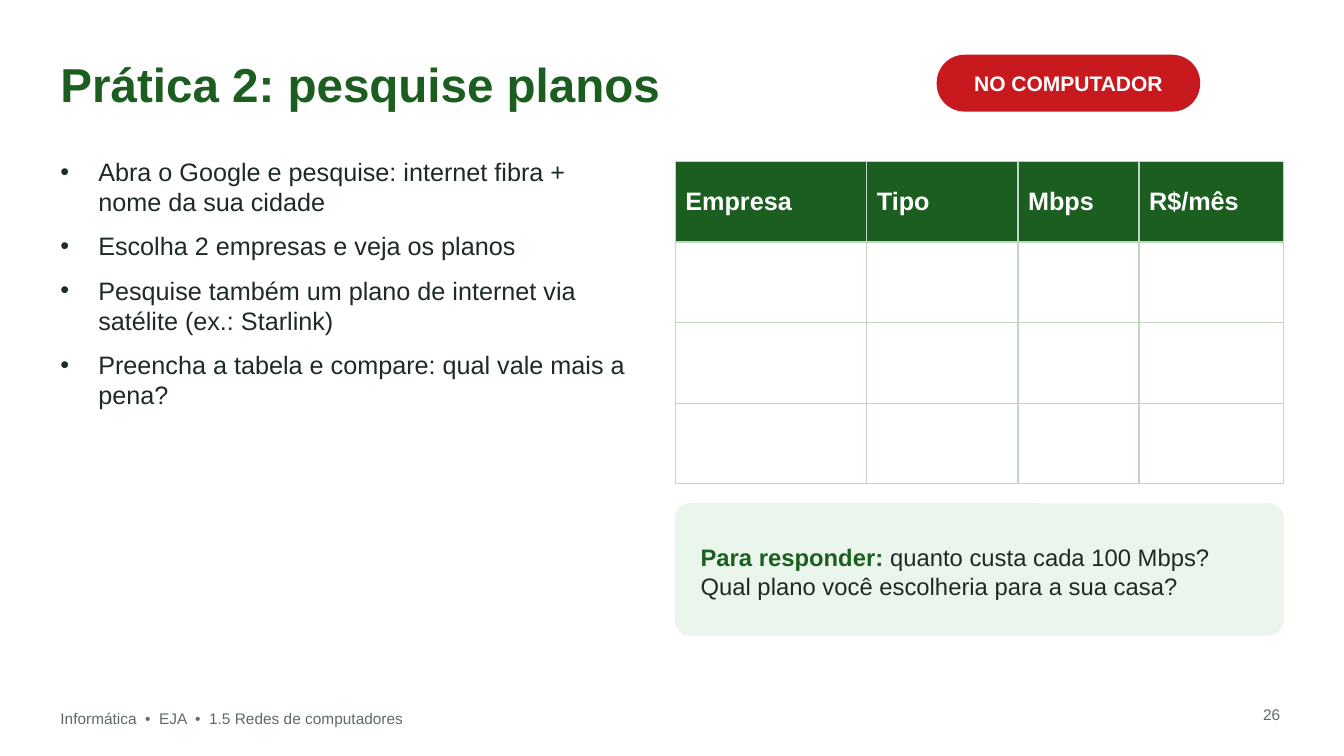
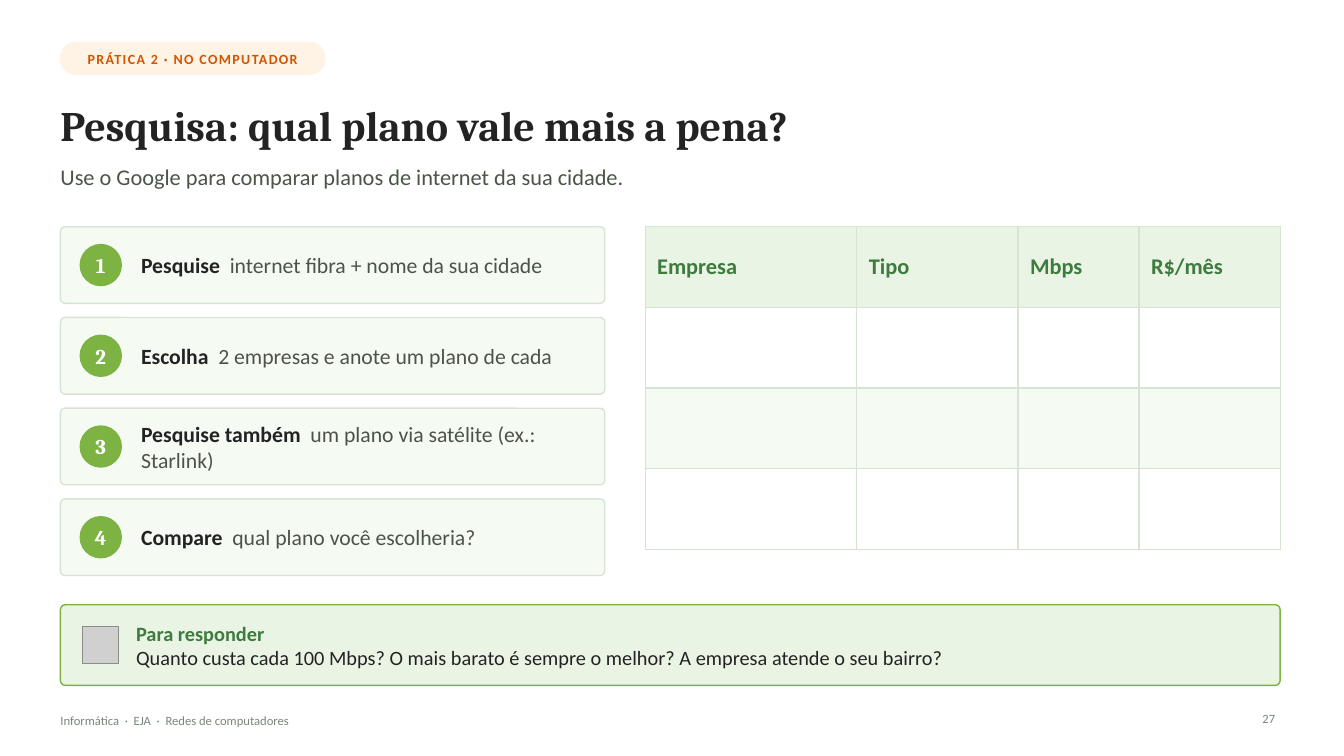
Before and after one commit to douglascsc/sobre, a slide deck: slide 27 of aulas/eja-redes/Redes_de_Computadores_EJA.pptx (slide 26 before the commit). Drawn at 1344x756 pixels with LibreOffice and Linux fonts; fonts in the diff are those of the drawing; grey boxes stand for pictures; background and template pictures are left out. Boxes give left, top, right and bottom in pixels: in the first picture for what was removed or moved away, otherwise in the second. Text is boxed around its words. In the diff, an @@ line names an element or a change of style, - is before the commit and + after.

```diff
--- a/aulas/eja-redes/Redes_de_Computadores_EJA.pptx
+++ b/aulas/eja-redes/Redes_de_Computadores_EJA.pptx
@@ rounded rectangle added at (x1=60, y1=42, x2=325, y2=75), fill #FFF3E6, outline #FFF3E6 1 pt @@
@@ text at (x1=88, y1=52, x2=297, y2=64): text changed; size 15 to 10 pt; font Arial to Calibri; text colour #FFFFFF to #D35400 @@
-NO COMPUTADOR
+PRÁTICA 2 · NO COMPUTADOR
@@ rounded rectangle removed at (x1=938, y1=55, x2=1200, y2=111) @@
@@ title removed at (x1=60, y1=67, x2=660, y2=111) @@
-Prática 2: pesquise planos
@@ title added at (x1=60, y1=112, x2=788, y2=150), 30 pt, text #232323, bold @@
+Pesquisa: qual plano vale mais a pena?
@@ text added at (x1=60, y1=169, x2=623, y2=189), 16 pt, text #4A5548 @@
+Use o Google para comparar planos de internet da sua cidade.
@@ text removed at (x1=98, y1=162, x2=625, y2=410) @@
-• Abra o Google e pesquise: internet fibra + nome da sua cidade
-• Escolha 2 empresas e veja os planos
-• Pesquise também um plano de internet via satélite (ex.: Starlink)
-• Preencha a tabela e compare: qual vale mais a pena?
@@ rounded rectangle added at (x1=60, y1=227, x2=605, y2=303), fill #F5FAF3, outline #D8E4D3 1 pt @@
@@ table at (x1=645, y1=227, x2=1280, y2=328) @@
@@ fill #1B5E20 to #EAF4E4 in row 1 @@
@@ size 18 to 16 pt, font Arial to Calibri, text colour #FFFFFF to #3E7B3F @@
@@ borders changed @@
@@ table resized from (x1=676, y1=161, x2=1284, y2=262) to (x1=645, y1=227, x2=1280, y2=328) @@
@@ ellipse added at (x1=81, y1=245, x2=121, y2=285), fill #7CB342, outline #7CB342 1.5 pt @@
@@ text added at (x1=96, y1=259, x2=106, y2=273), 15 pt, text #FFFFFF, bold @@
+1
@@ text added at (x1=141, y1=258, x2=542, y2=277), 15.5 pt, text #4A5548 @@
+Pesquise internet fibra + nome da sua cidade
@@ rounded rectangle added at (x1=60, y1=318, x2=605, y2=394), fill #F5FAF3, outline #D8E4D3 1 pt @@
@@ ellipse added at (x1=81, y1=336, x2=121, y2=376), fill #7CB342, outline #7CB342 1.5 pt @@
@@ text added at (x1=95, y1=350, x2=106, y2=364), 15 pt, text #FFFFFF, bold @@
+2
@@ text added at (x1=141, y1=348, x2=552, y2=368), 15.5 pt, text #4A5548 @@
+Escolha 2 empresas e anote um plano de cada
@@ rounded rectangle added at (x1=60, y1=408, x2=605, y2=485), fill #F5FAF3, outline #D8E4D3 1 pt @@
@@ ellipse added at (x1=81, y1=426, x2=121, y2=467), fill #7CB342, outline #7CB342 1.5 pt @@
@@ text added at (x1=95, y1=440, x2=106, y2=454), 15 pt, text #FFFFFF, bold @@
+3
@@ text added at (x1=141, y1=426, x2=536, y2=471), 15.5 pt, text #4A5548 @@
+Pesquise também um plano via satélite (ex.: Starlink)
@@ rounded rectangle added at (x1=60, y1=499, x2=605, y2=576), fill #F5FAF3, outline #D8E4D3 1 pt @@
@@ rounded rectangle removed at (x1=676, y1=504, x2=1284, y2=635) @@
@@ ellipse added at (x1=81, y1=517, x2=121, y2=558), fill #7CB342, outline #7CB342 1.5 pt @@
@@ text added at (x1=95, y1=530, x2=107, y2=545), 15 pt, text #FFFFFF, bold @@
+4
@@ text added at (x1=141, y1=530, x2=476, y2=549), 15.5 pt, text #4A5548 @@
+Compare qual plano você escolheria?
@@ text removed at (x1=701, y1=548, x2=1210, y2=600) @@
-Para responder: quanto custa cada 100 Mbps? Qual plano você escolheria para a sua casa?
@@ rounded rectangle added at (x1=60, y1=605, x2=1280, y2=686), fill #EAF4E4, outline #7CB342 1 pt @@
@@ picture added at (x1=83, y1=627, x2=119, y2=663) @@
@@ text added at (x1=136, y1=626, x2=942, y2=669), 14.5 pt, text #232323 @@
+Para responder
+Quanto custa cada 100 Mbps? O mais barato é sempre o melhor? A empresa atende o seu bairro?
@@ text at (x1=60, y1=716, x2=289, y2=727): text changed; size 11 to 9 pt; font Arial to Calibri; text colour #5F6B62 to #7A867A @@
-Informática • EJA • 1.5 Redes de computadores
+Informática · EJA · Redes de computadores
@@ page number added at (x1=1262, y1=715, x2=1275, y2=723), 9 pt, text #7A867A @@
+27
@@ page number removed at (x1=1263, y1=709, x2=1280, y2=720) @@
-26
```
Also in this commit, not shown: 26 other slides changed, 2 slides added, 1 slide removed, 1 other file.
